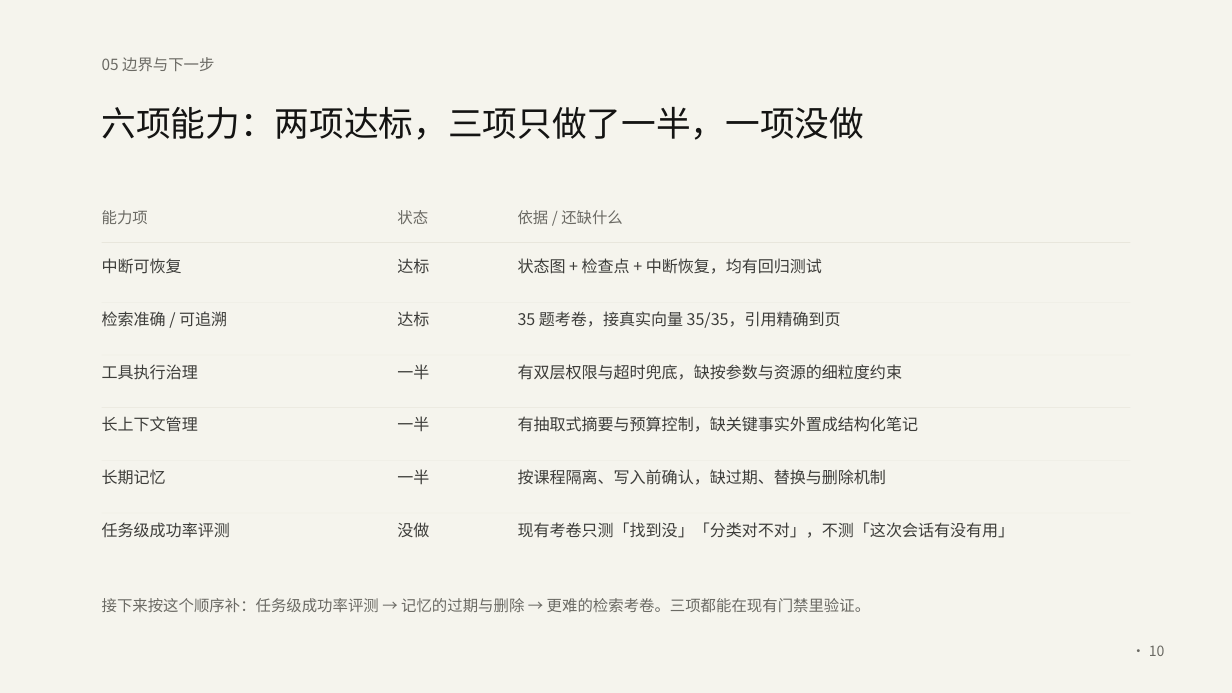
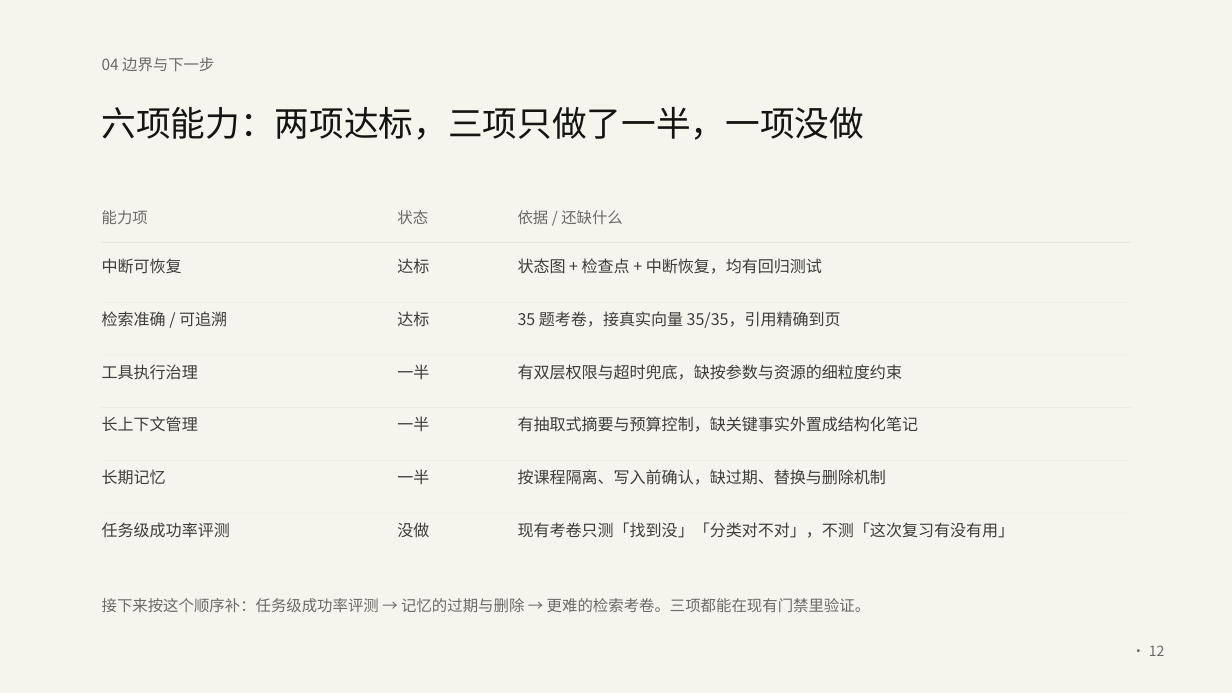
Before and after one commit to Baicaicn23/StudyGraph, a slide deck: slide 12 of docs/作品集/参赛/知迹答辩/知迹答辩.pptx (slide 10 before the commit). Drawn at 1232x693 pixels with LibreOffice and Linux fonts; fonts in the diff are those of the drawing. Boxes give left, top, right and bottom in pixels: in the first picture for what was removed or moved away, otherwise in the second. Text is boxed around its words. In the diff, an @@ line names an element or a change of style, - is before the commit and + after.

```diff
--- a/docs/作品集/参赛/知迹答辩/知迹答辩.pptx
+++ b/docs/作品集/参赛/知迹答辩/知迹答辩.pptx
@@ text at (102, 57, 214, 71): text changed @@
-05 边界与下一步
+04 边界与下一步
@@ text at (518, 522, 1015, 538): text changed @@
-现有考卷只测「找到没」「分类对不对」，不测「这次会话有没有用」
+现有考卷只测「找到没」「分类对不对」，不测「这次复习有没有用」
@@ text at (1149, 645, 1165, 656): text changed @@
-· 10
+· 12
```
Also in this commit, not shown: 8 other slides changed, 4 slides added, 2 slides removed, 3 other files.
